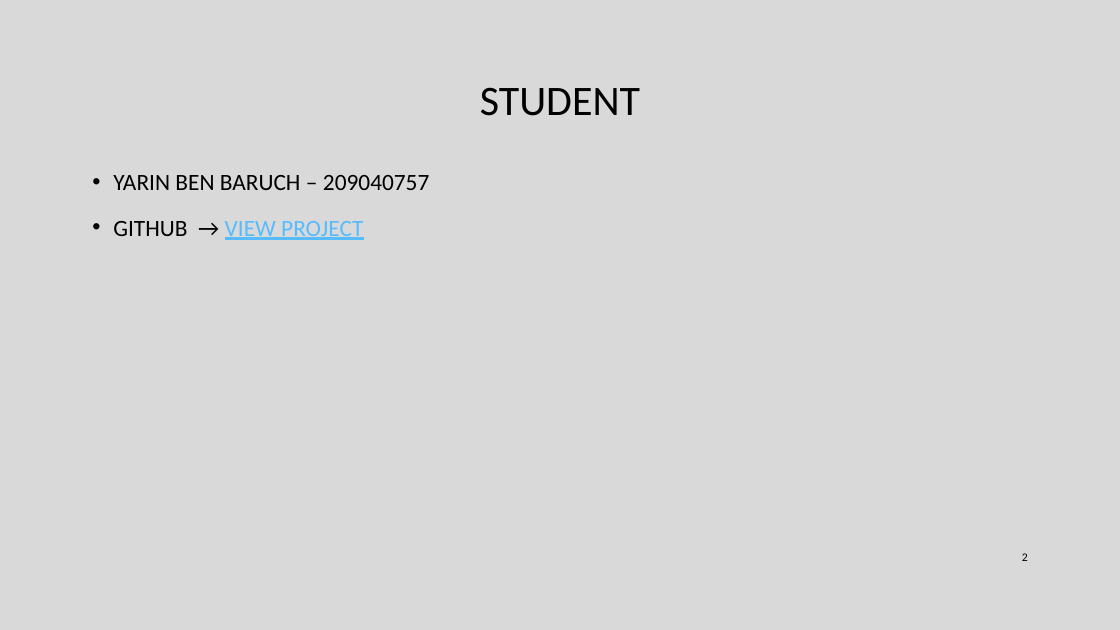
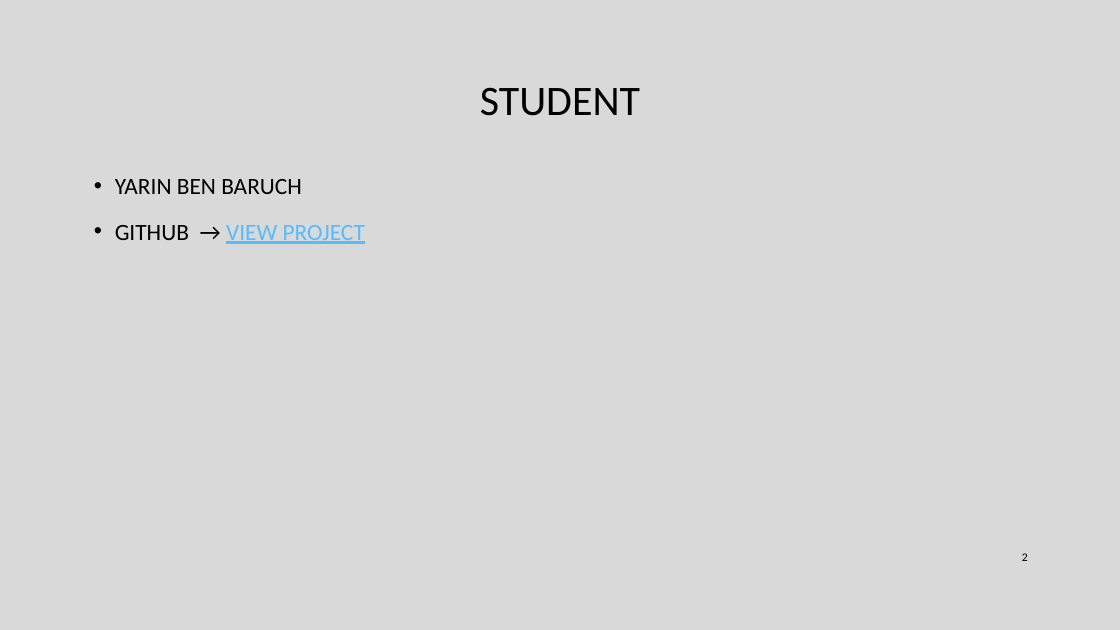
Before and after one commit to Yarin-Ben-Baruch/Real-estate-analyze, a slide deck: slide 2 of Real estate.pptx. Drawn at 1120x630 pixels with LibreOffice and Linux fonts; fonts in the diff are those of the drawing; background and template pictures are left out. Boxes give left, top, right and bottom in pixels: in the first picture for what was removed or moved away, otherwise in the second. Text is boxed around its words. In the diff, an @@ line names an element or a change of style, - is before the commit and + after.

```diff
--- a/Real estate.pptx
+++ b/Real estate.pptx
@@ text at <box>115,179,302,194</box>: text changed @@
-• YARIN BEN BARUCH – 209040757
+• YARIN BEN BARUCH
```
Also in this commit, not shown: 4 other slides changed.
